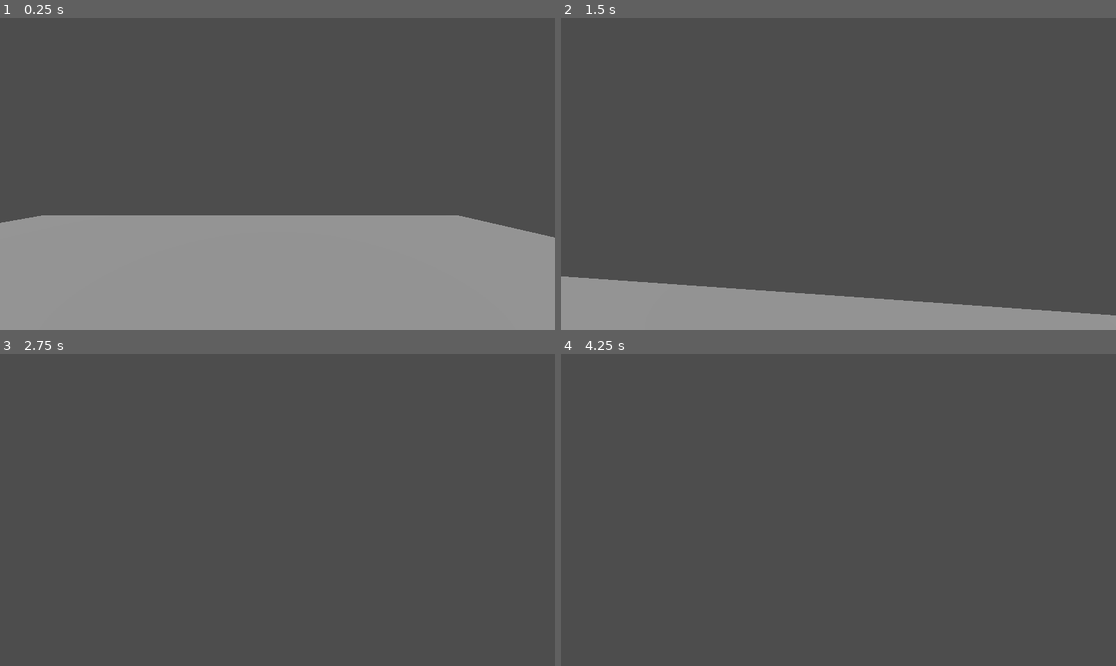
Above: before the commit, frames 1-4 (two rows, left to right).
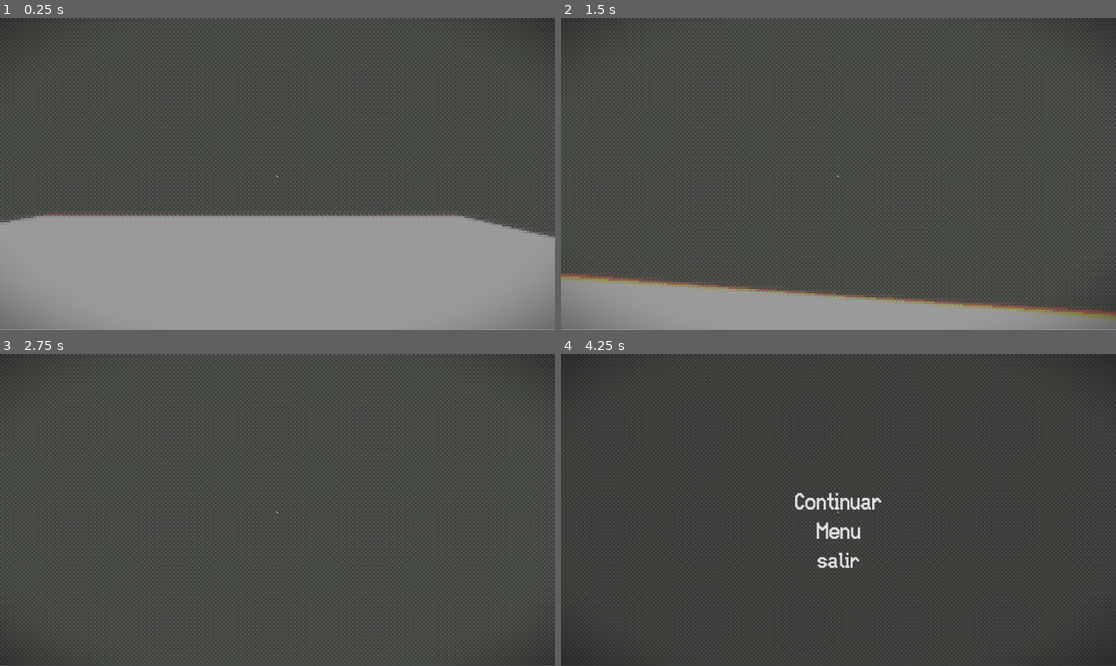
Above: after the commit, the same moments.

Repository: perrobot64-developer64/Juego_de_CarreFur
Game: Godot game, scene res://Escenas/test.tscn
Two runs of this game, one before a commit and one after it. Both use one fixed random seed, a clock stepped at 60 frames per second and the inputs below. The project has no main scene, so this scene is started directly.
Inputs (mouse positions are in pixels of both pictures, inside the frame that each line leads up to):
- Up to frame 1 (0.25 s): no input
- Up to frame 2 (1.5 s): tap Enter (ui_accept) at 0.5, 0.6, 0.77, 1.07, 1.35 s; move the mouse to (866, 174) at 0.52 s; hold Up (ui_up) from 0.53 s (still down); move the mouse to (810, 174) at 1.27 s
- Up to frame 3 (2.75 s): keep holding Up (ui_up); tap Enter (ui_accept) at 1.52, 1.82, 2, 2.1 s; move the mouse to (288, 503) at 2.02 s
- Up to frame 4 (4.25 s): keep holding Up (ui_up); tap Enter (ui_accept) at 2.75, 2.85, 3.02, 3.32, 3.5, 3.6, 3.77, 4.07 s; move the mouse to (832, 516) at 2.77 s; move the mouse to (877, 513) at 3.52 s; tap Escape (ui_cancel) at 4.15 s

The runs differ from the first frame. In frame 1, 1.3% of the frame differs, in the area x 0-100%, y 0-100%; in frame 2, 2.4%; in frame 3, 0.8%; in frame 4, 5.5%.

Commit message:
nuevas cosas, pausa, shader, etc

Diff:
--- a/Escenas/Player/Player.tscn
+++ b/Escenas/Player/Player.tscn
@@ -1,10 +1,29 @@
-[gd_scene load_steps=4 format=3 uid="uid://b5tm1c43ol88c"]
+[gd_scene load_steps=7 format=3 uid="uid://b5tm1c43ol88c"]
 
 [ext_resource type="Script" uid="uid://cia3hyjutj0ki" path="res://Escenas/Player/player.gd" id="1_okrv5"]
+[ext_resource type="Shader" uid="uid://bhgksaeq17a3k" path="res://Assets/Shaders/piupiu_shader.gdshader" id="2_qk22e"]
+[ext_resource type="PackedScene" uid="uid://de7xi50jaqjsj" path="res://Escenas/menu de pausa/pause_menu.tscn" id="3_ek8r7"]
 
 [sub_resource type="CapsuleMesh" id="CapsuleMesh_wllh4"]
 
 [sub_resource type="CapsuleShape3D" id="CapsuleShape3D_okrv5"]
+
+[sub_resource type="ShaderMaterial" id="ShaderMaterial_qk22e"]
+shader = ExtResource("2_qk22e")
+shader_parameter/exposure = 1.0
+shader_parameter/contrast = 1.05
+shader_parameter/saturation = 0.9
+shader_parameter/enable_pixelate = true
+shader_parameter/pixel_factor = 3.0
+shader_parameter/enable_posterize = true
+shader_parameter/color_levels = 16.0
+shader_parameter/dither_strength = 0.35
+shader_parameter/chrom_aberration = 0.07
+shader_parameter/vignette_strength = 0.6
+shader_parameter/grain_strength = 0.2
+shader_parameter/tint_color = Vector3(0.95, 1.03, 0.9)
+shader_parameter/tint_strength = 0.15
+shader_parameter/viewport_size_override = Vector2(0, 0)
 
 [node name="Player" type="CharacterBody3D"]
 script = ExtResource("1_okrv5")
@@ -17,3 +36,20 @@
 
 [node name="Camera3D" type="Camera3D" parent="."]
 transform = Transform3D(1, 0, 0, 0, 1, 0, 0, 0, 1, 0, 0.430809, -0.288248)
+
+[node name="HUD" type="CanvasLayer" parent="Camera3D"]
+
+[node name="ColorRect" type="ColorRect" parent="Camera3D/HUD"]
+material = SubResource("ShaderMaterial_qk22e")
+offset_right = 1155.0
+offset_bottom = 647.0
+mouse_filter = 2
+
+[node name="Label" type="Label" parent="Camera3D/HUD"]
+offset_right = 1152.0
+offset_bottom = 648.0
+text = "."
+horizontal_alignment = 1
+vertical_alignment = 1
+
+[node name="PauseMenu" parent="." instance=ExtResource("3_ek8r7")]
--- a/Escenas/Player/player.gd
+++ b/Escenas/Player/player.gd
@@ -1,8 +1,6 @@
 extends CharacterBody3D
 
 const SPEED = 5.0
-const JUMP_VELOCITY = 4.5
-const MOUSE_SENSITIVITY = 0.002
 
 @onready var camera: Camera3D = $Camera3D
 
@@ -16,28 +14,24 @@
 func _unhandled_input(event: InputEvent) -> void:
 	if event is InputEventMouseMotion and Input.get_mouse_mode() == Input.MOUSE_MODE_CAPTURED:
 		# Rotación horizontal al cuerpo (yaw)
-		rotation_y -= event.relative.x * MOUSE_SENSITIVITY
+		rotation_y -= event.relative.x * VariablesGlobales.MOUSE_SENSITIVITY
 		rotation_degrees.y = rad_to_deg(rotation_y)
 
 		# Rotación vertical a la cámara (pitch)
-		rotation_x = clamp(rotation_x - event.relative.y * MOUSE_SENSITIVITY, deg_to_rad(-80), deg_to_rad(80))
+		rotation_x = clamp(rotation_x - event.relative.y * VariablesGlobales.MOUSE_SENSITIVITY, deg_to_rad(-80), deg_to_rad(80))
 		camera.rotation.x = rotation_x
 
 	# Liberar mouse con Escape
-	if event.is_action_pressed("ui_cancel"): # Escape por defecto es ui_cancel
-		if Input.get_mouse_mode() == Input.MOUSE_MODE_CAPTURED:
-			Input.set_mouse_mode(Input.MOUSE_MODE_VISIBLE)
-		else:
-			Input.set_mouse_mode(Input.MOUSE_MODE_CAPTURED)
+	#if event.is_action_pressed("ui_cancel"): # Escape por defecto es ui_cancel
+		#if Input.get_mouse_mode() == Input.MOUSE_MODE_CAPTURED:
+			#Input.set_mouse_mode(Input.MOUSE_MODE_VISIBLE)
+		#else:
+			#Input.set_mouse_mode(Input.MOUSE_MODE_CAPTURED)
 
 func _physics_process(delta: float) -> void:
 	# Gravedad
 	if not is_on_floor():
 		velocity += get_gravity() * delta
-
-	# Saltar
-	if Input.is_action_just_pressed("ui_accept") and is_on_floor():
-		velocity.y = JUMP_VELOCITY
 
 	# Movimiento
 	var input_dir := Input.get_vector("ui_left", "ui_right", "ui_up", "ui_down")
--- /dev/null
+++ b/Escenas/Valores Globales/Variables_Globales.gd
@@ -0,0 +1,3 @@
+extends Node
+
+var MOUSE_SENSITIVITY: = 0.002
--- /dev/null
+++ b/Escenas/menu de pausa/PauseMenu.gd
@@ -0,0 +1,44 @@
+extends CanvasLayer
+
+@onready var panel: Control = $Control
+@onready var fondo: ColorRect = $ColorRect
+var tween: Tween
+
+func _ready():
+	panel.visible = false
+	fondo.visible = true
+	fondo.color.a = 0.0
+
+func _unhandled_input(event):
+	if event.is_action_pressed("pause"):
+		toggle_pause()
+
+func toggle_pause():
+	if get_tree().paused:
+		# Quitar pausa
+		get_tree().paused = false
+		panel.visible = false
+		Input.set_mouse_mode(Input.MOUSE_MODE_CAPTURED)
+		fade_to(0.0)
+	else:
+		# Activar pausa
+		get_tree().paused = true
+		panel.visible = true
+		Input.set_mouse_mode(Input.MOUSE_MODE_VISIBLE)
+		fade_to(0.5)
+
+func fade_to(alpha: float):
+	if tween:
+		tween.kill()
+	tween = create_tween()
+	tween.set_process_mode(Tween.TweenProcessMode.TWEEN_PROCESS_IDLE)
+	tween.tween_property(fondo, "color:a", alpha, 0.3)
+
+# Función conectada al botón "Continuar"
+func _on_BotonContinuar_pressed():
+	if get_tree().paused:
+		toggle_pause()
+
+
+func _on_continuar_pressed() -> void:
+	_on_BotonContinuar_pressed()
--- /dev/null
+++ b/Escenas/menu de pausa/control.gd
@@ -0,0 +1,20 @@
+extends Control
+
+@onready var botones := $VBoxContainer.get_children()
+
+func _ready():
+	for boton in botones:
+		boton.connect("mouse_entered", Callable(self, "_on_boton_hovered").bind(boton))
+		boton.connect("mouse_exited", Callable(self, "_on_boton_exited").bind(boton))
+		# Ajustar la línea blanca al tamaño y posición del botón
+		var linea = boton.get_node("LineaSeleccion")
+		linea.position = Vector2(0, boton.size.y - 3)  # 3 píxeles desde abajo
+		linea.size = Vector2(boton.size.x, 3)  # ancho del botón, alto 3
+
+func _on_boton_hovered(boton):
+	var linea = boton.get_node("LineaSeleccion")
+	linea.visible = true
+
+func _on_boton_exited(boton):
+	var linea = boton.get_node("LineaSeleccion")
+	linea.visible = false
--- /dev/null
+++ b/Escenas/menu de pausa/pause_menu.tscn
@@ -0,0 +1,138 @@
+[gd_scene load_steps=16 format=3 uid="uid://de7xi50jaqjsj"]
+
+[ext_resource type="Script" uid="uid://biqgl5ldfqkqx" path="res://Escenas/menu de pausa/PauseMenu.gd" id="1_gcwwy"]
+[ext_resource type="FontFile" uid="uid://jibbcoem3h8d" path="res://Assets/Fonts/easvhs.ttf" id="2_541fu"]
+[ext_resource type="Script" uid="uid://c2g78xv23m1vw" path="res://Escenas/menu de pausa/control.gd" id="2_bbyq6"]
+
+[sub_resource type="StyleBoxEmpty" id="StyleBoxEmpty_ntp70"]
+
+[sub_resource type="StyleBoxEmpty" id="StyleBoxEmpty_bbyq6"]
+
+[sub_resource type="StyleBoxEmpty" id="StyleBoxEmpty_6xgry"]
+
+[sub_resource type="StyleBoxEmpty" id="StyleBoxEmpty_541fu"]
+
+[sub_resource type="StyleBoxEmpty" id="StyleBoxEmpty_1kxdp"]
+
+[sub_resource type="StyleBoxEmpty" id="StyleBoxEmpty_bjp15"]
+
+[sub_resource type="StyleBoxEmpty" id="StyleBoxEmpty_7gbiv"]
+
+[sub_resource type="StyleBoxEmpty" id="StyleBoxEmpty_b10um"]
+
+[sub_resource type="StyleBoxEmpty" id="StyleBoxEmpty_p53s2"]
+
+[sub_resource type="StyleBoxEmpty" id="StyleBoxEmpty_4n2xi"]
+
+[sub_resource type="StyleBoxEmpty" id="StyleBoxEmpty_xjdnq"]
+
+[sub_resource type="StyleBoxEmpty" id="StyleBoxEmpty_0vugx"]
+
+[node name="PauseMenu" type="CanvasLayer"]
+process_mode = 3
+script = ExtResource("1_gcwwy")
+
+[node name="ColorRect" type="ColorRect" parent="."]
+visible = false
+offset_right = 1155.0
+offset_bottom = 650.0
+mouse_filter = 2
+color = Color(0, 0, 0, 1)
+
+[node name="Control" type="Control" parent="."]
+layout_mode = 3
+anchors_preset = 8
+anchor_left = 0.5
+anchor_top = 0.5
+anchor_right = 0.5
+anchor_bottom = 0.5
+grow_horizontal = 2
+grow_vertical = 2
+script = ExtResource("2_bbyq6")
+
+[node name="VBoxContainer" type="VBoxContainer" parent="Control"]
+layout_mode = 0
+offset_left = -112.0
+offset_top = -50.0
+offset_right = 114.0
+offset_bottom = 143.0
+theme_override_constants/separation = 20
+alignment = 1
+
+[node name="Continuar" type="Button" parent="Control/VBoxContainer"]
+layout_mode = 2
+theme_override_fonts/font = ExtResource("2_541fu")
+theme_override_font_sizes/font_size = 40
+theme_override_styles/focus = SubResource("StyleBoxEmpty_ntp70")
+theme_override_styles/hover = SubResource("StyleBoxEmpty_bbyq6")
+theme_override_styles/pressed = SubResource("StyleBoxEmpty_6xgry")
+theme_override_styles/normal = SubResource("StyleBoxEmpty_541fu")
+text = "Continuar
+"
+
+[node name="LineaSeleccion" type="ColorRect" parent="Control/VBoxContainer/Continuar"]
+visible = false
+layout_mode = 1
+anchors_preset = 8
+anchor_left = 0.5
+anchor_top = 0.5
+anchor_right = 0.5
+anchor_bottom = 0.5
+offset_left = -91.0
+offset_top = -1.5
+offset_right = 88.0
+offset_bottom = 2.5
+grow_horizontal = 2
+grow_vertical = 2
+
+[node name="Menu" type="Button" parent="Control/VBoxContainer"]
+layout_mode = 2
+theme_override_fonts/font = ExtResource("2_541fu")
+theme_override_font_sizes/font_size = 40
+theme_override_styles/focus = SubResource("StyleBoxEmpty_1kxdp")
+theme_override_styles/hover = SubResource("StyleBoxEmpty_bjp15")
+theme_override_styles/pressed = SubResource("StyleBoxEmpty_7gbiv")
+theme_override_styles/normal = SubResource("StyleBoxEmpty_b10um")
+text = "Menu"
+
+[node name="LineaSeleccion" type="ColorRect" parent="Control/VBoxContainer/Menu"]
+visible = false
+layout_mode = 1
+anchors_preset = 8
+anchor_left = 0.5
+anchor_top = 0.5
+anchor_right = 0.5
+anchor_bottom = 0.5
+offset_left = -46.0
+offset_top = -1.5
+offset_right = 44.0
+offset_bottom = 2.5
+grow_horizontal = 2
+grow_vertical = 2
+
+[node name="salir" type="Button" parent="Control/VBoxContainer"]
+layout_mode = 2
+theme_override_fonts/font = ExtResource("2_541fu")
+theme_override_font_sizes/font_size = 38
+theme_override_styles/focus = SubResource("StyleBoxEmpty_p53s2")
+theme_override_styles/hover = SubResource("StyleBoxEmpty_4n2xi")
+theme_override_styles/pressed = SubResource("StyleBoxEmpty_xjdnq")
+theme_override_styles/normal = SubResource("StyleBoxEmpty_0vugx")
+text = "salir"
+
+[node name="LineaSeleccion" type="ColorRect" parent="Control/VBoxContainer/salir"]
+visible = false
+layout_mode = 1
+anchors_preset = 8
+anchor_left = 0.5
+anchor_top = 0.5
+anchor_right = 0.5
+anchor_bottom = 0.5
+offset_left = -48.0
+offset_top = -1.5
+offset_right = 45.0
+offset_bottom = 2.5
+grow_horizontal = 2
+grow_vertical = 2
+
+[connection signal="pressed" from="Control/VBoxContainer/Continuar" to="." method="_on_continuar_pressed"]
--- a/project.godot
+++ b/project.godot
@@ -13,6 +13,10 @@
 config/name="CarreFur"
 config/features=PackedStringArray("4.4", "Forward Plus")
 config/icon="res://icon.svg"
+
+[autoload]
+
+VariablesGlobales="*res://Escenas/Valores Globales/Variables_Globales.gd"
 
 [input]
 
@@ -48,3 +52,13 @@
 , Object(InputEventKey,"resource_local_to_scene":false,"resource_name":"","device":-1,"window_id":0,"alt_pressed":false …(183 unchanged characters)…
 ]
 }
+pause={
+"deadzone": 0.2,
+"events": [Object(InputEventKey,"resource_local_to_scene":false,"resource_name":"","device":-1,"window_id":0,"alt_pressed":false,"shift_pressed":false,"ctrl_pressed":false,"meta_pressed":false,"pressed":false,"keycode":0,"physical_keycode":4194305,"key_label":0,"unicode":0,"location":0,"echo":false,"script":null)
+]
+}
+
+[rendering]
+
+textures/decals/filter=0
+textures/light_projectors/filter=0
Binary file added: Assets/Fonts/easvhs.ttf
Not shown, added: Assets/Fonts/easvhs.ttf.import
Not shown, added: Escenas/Valores Globales/Variables_Globales.gd.uid
Not shown, added: Escenas/menu de pausa/PauseMenu.gd.uid
Not shown, added: Escenas/menu de pausa/control.gd.uid
